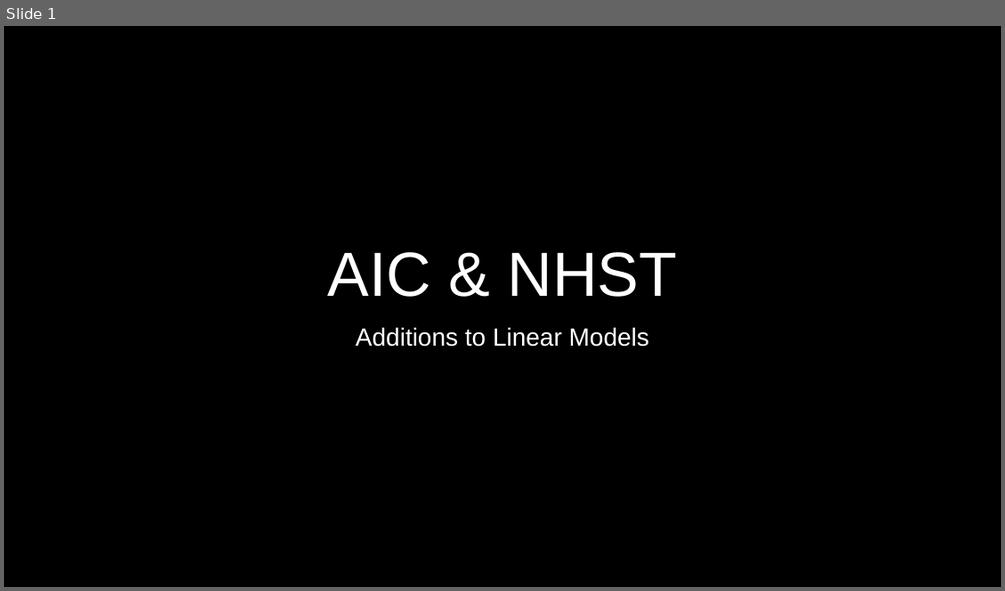
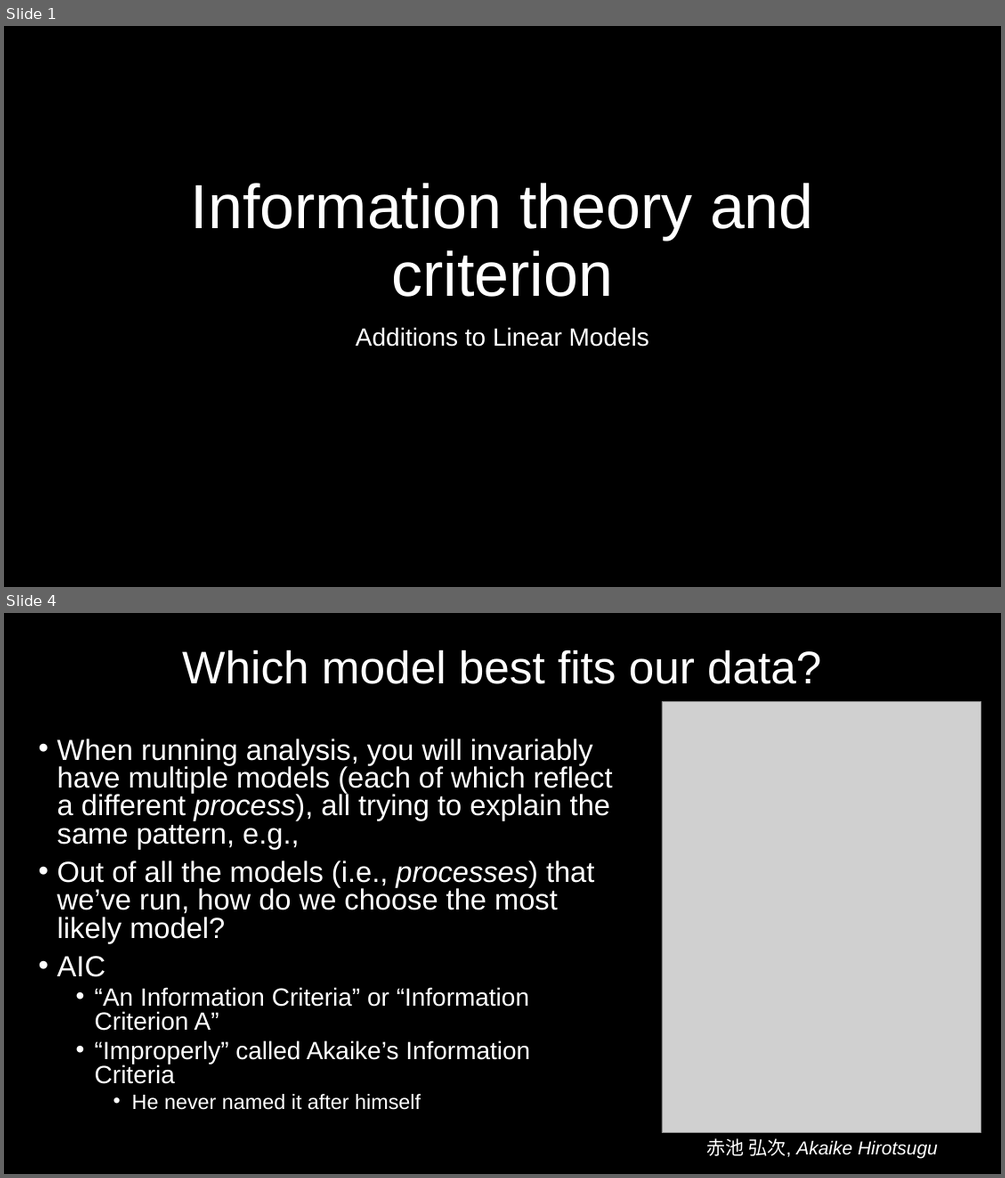
Before and after one commit to DeonRoos/stats-for-biologists, a slide deck: Lectures/Lecture 09.2 AIC.pptx. Shown one above the other, each under a label of ours: slide 1 before the commit, slides 1 and 4 after it; the slides between them are not shown. The pictures are 1005x591 and 1005x1178 pixels, drawn with LibreOffice and Linux fonts; fonts in the diff are those of the drawing; grey boxes stand for pictures. Boxes give left, top, right and bottom in pixels: in the first picture for what was removed or moved away, otherwise in the second. Text is boxed around its words. In the diff, an @@ line names an element or a change of style, - is before the commit and + after.

```diff
--- a/Lectures/Lecture 09.2 AIC.pptx
+++ b/Lectures/Lecture 09.2 AIC.pptx
@@ slide 4 added at bbox=[4, 613, 1001, 1174], background #000000 @@
@@ title added at bbox=[182, 649, 821, 684], 44 pt, text #FFFFFF @@
+Which model best fits our data?
@@ picture added at bbox=[662, 701, 981, 1133] @@
@@ text added at bbox=[57, 738, 613, 1110], 28 pt, text #FFFFFF @@
+• When running analysis, you will invariably have multiple models (each of which reflect a different process), all trying to explain the same pattern, e.g.,
+• Out of all the models (i.e., processes) that we’ve run, how do we choose the most likely model?
+• AIC
+  • “An Information Criteria” or “Information Criterion A”
+  • “Improperly” called Akaike’s Information Criteria
+    • He never named it after himself
@@ text added at bbox=[707, 1138, 938, 1159], 18 pt, text #FFFFFF, italic @@
+赤池 弘次, Akaike Hirotsugu
@@ slide 1 changed as well @@
@@ title at bbox=[191, 183, 814, 297]: text changed @@
-AIC & NHST
+Information theory and criterion
```
Also in this commit, not shown: 10 other slides added, 4 slides removed, 13 other files.
